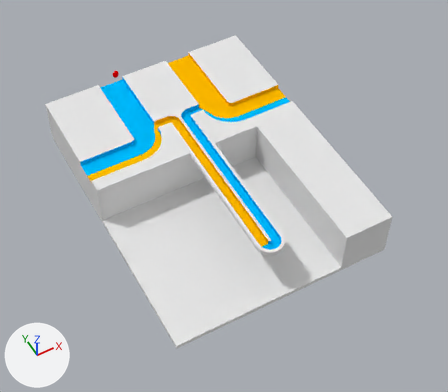
An edit to the Blender file smr.blend, drawn before and after from the same camera.
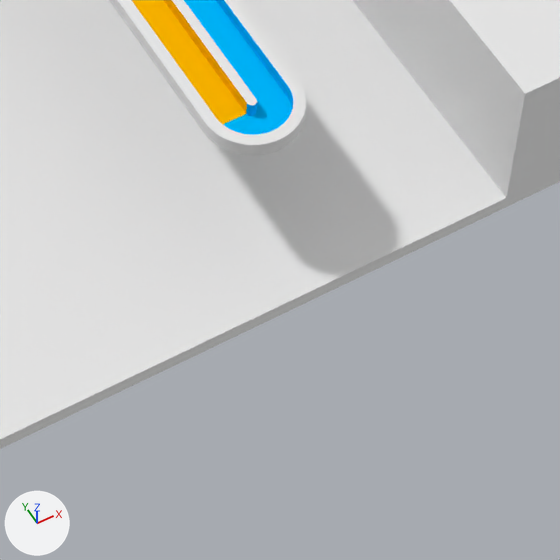
The first picture shows the older version from the file's camera 'Camera'. The close-ups show both versions on the part from 44% to 80% of the width and 54% to 94% of the height of that picture; other places that the commit changed are outside them. Lighting does not change. The marker at lower left points along +X, +Y and +Z.

The first close-up shows 'Left straightaway', 'Right straightaway', 'Silicon', 'U-turn'.
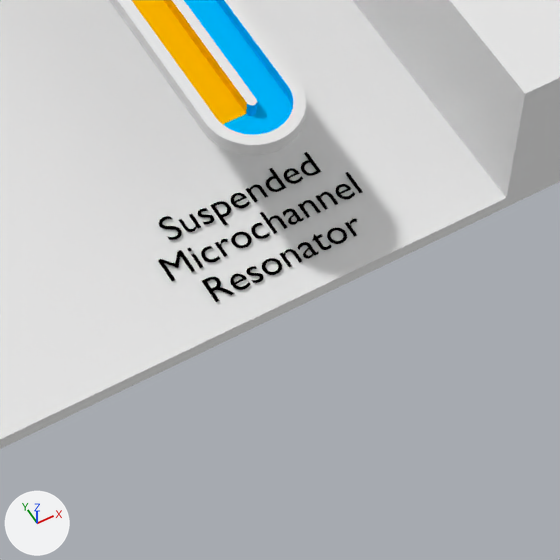
Location of each change, [x1, y1, x2, y2] in pixels of the close-ups (560 x 560 px):
'Text.002', added (black)
    after: [158, 152, 363, 302]

The change, as a list of edits to the scene's bpy script:
```text
Add mat_text_material:
    mat_text_material = diffuse_material('Text Material')
    mat_text_material.base_color = (0.0, 0.0, 0.0)  # black #000000
Add txt_text_002:
    txt_text_002 = bpy.data.curves.new('Text.002', 'FONT')
    txt_text_002.body = 'Suspended\nMicrochannel\nResonator'
    txt_text_002.materials.append(mat_text_material)  # black #000000
    txt_text_002.align_x = 'CENTER'
    txt_text_002.size = 2.4
Add ob_text_002:
    ob_text_002 = bpy.data.objects.new('Text.002', txt_text_002)
    ob_text_002.location = (0.0, -38.25, -8.81)
```
